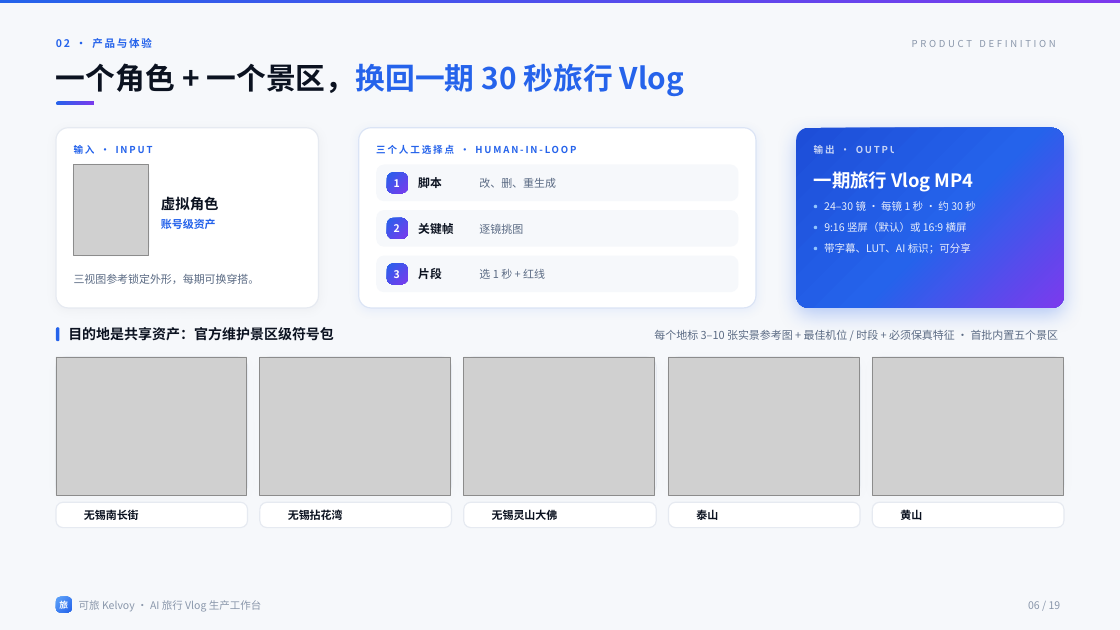
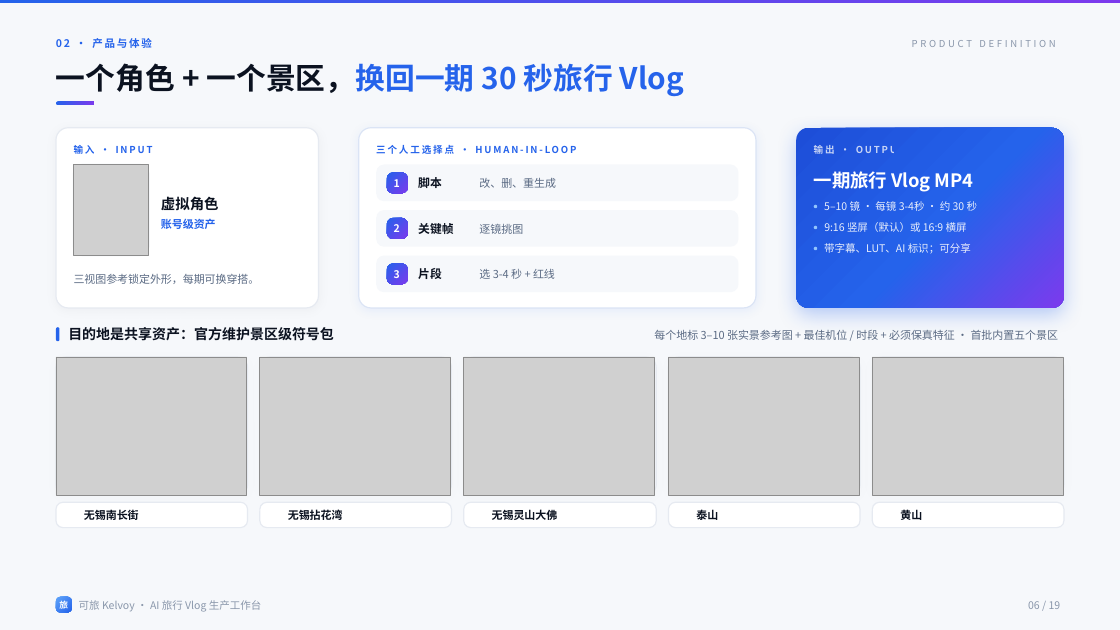
Before and after one commit to zhanghui-china/Kelvoy, a slide deck: slide 6 of docs/demo/Kelvoy可旅_DEMO-V0.3.pptx. Drawn at 1120x630 pixels with LibreOffice and Linux fonts; fonts in the diff are those of the drawing; grey boxes stand for pictures; background and template pictures are left out. Boxes give left, top, right and bottom in pixels: in the first picture for what was removed or moved away, otherwise in the second. Text is boxed around its words. In the diff, an @@ line names an element or a change of style, - is before the commit and + after.

```diff
--- a/docs/demo/Kelvoy可旅_DEMO-V0.3.pptx
+++ b/docs/demo/Kelvoy可旅_DEMO-V0.3.pptx
@@ text at (824,201,978,211): text changed @@
-24–30 镜 · 每镜 1 秒 · 约 30 秒
+5–10 镜 · 每镜 3-4秒 · 约 30 秒
@@ text at (479,269,555,279): text changed @@
-选 1 秒 + 红线
+选 3-4 秒 + 红线
```
Also in this commit, not shown: 7 other slides changed, 4 other files.
